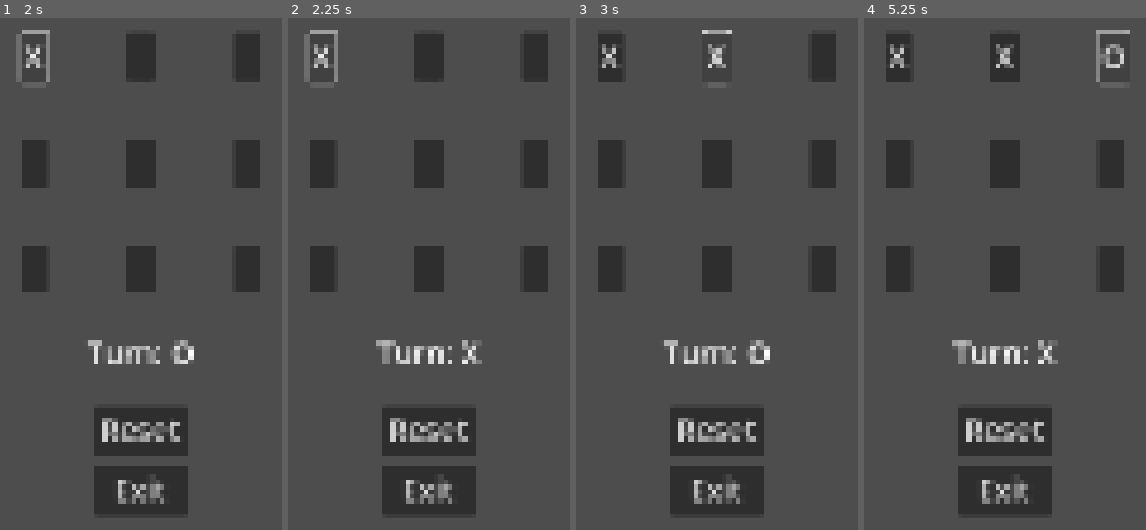
Above: before the commit, frames 1-4 (left to right).
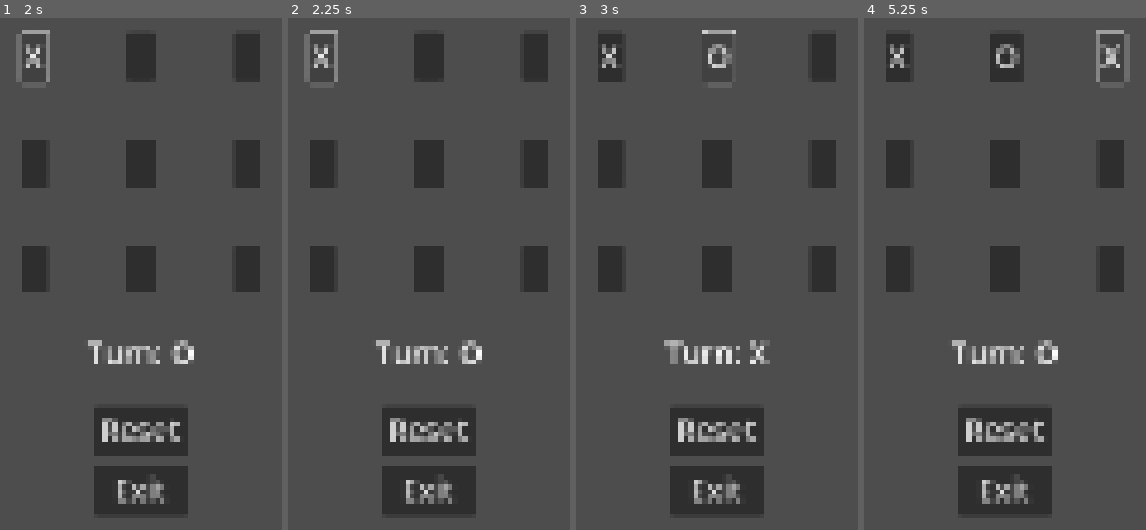
Above: after the commit, the same moments.

Repository: RaspberryProgramming/tic_tac_toe
Game: Godot game, scene res://menus/main_menu.tscn
The game is run twice, just before and just after one commit, with the same random seed, the same clock (stepped at 60 frames per second) and the same inputs.
Inputs (mouse positions are in pixels of both pictures, inside the frame that each line leads up to):
- Up to frame 1 (2 s): click "Start Tic Tac Toe" at 0.5 s; click (33, 53) at 1.25 s
- Up to frame 2 (2.25 s): click "X" at 2 s
- Up to frame 3 (3 s): click (717, 53) at 2.75 s
- Up to frame 4 (5.25 s): click "X" at 3.5 s; click "X" (after the commit: "O") at 4.25 s; click (1109, 53) at 5 s

Frame 1 is identical in both runs. In frame 2, 0.9% of the frame differs, in the area x 33-69%, y 62-68%; in frame 3, 1.3%; in frame 4, 1.9%, in the area x 33-95%, y 2-68%.

Commit message:
HOTFIX: Fixed bug that allowed users to skip their turn

Diff:
--- a/game/game.gd
+++ b/game/game.gd
@@ -27,12 +27,12 @@
     # Set the button to the current turn
     buttons[id-1].text = turn;
 
-  # flip the turn
-  turn = "X" if turn == "O" else "O";
+    # flip the turn
+    turn = "X" if turn == "O" else "O";
 
-  set_turn_label();
+    set_turn_label();
 
-  check_win();
+    check_win();
 
 func set_turn_label():
   # Set the label
